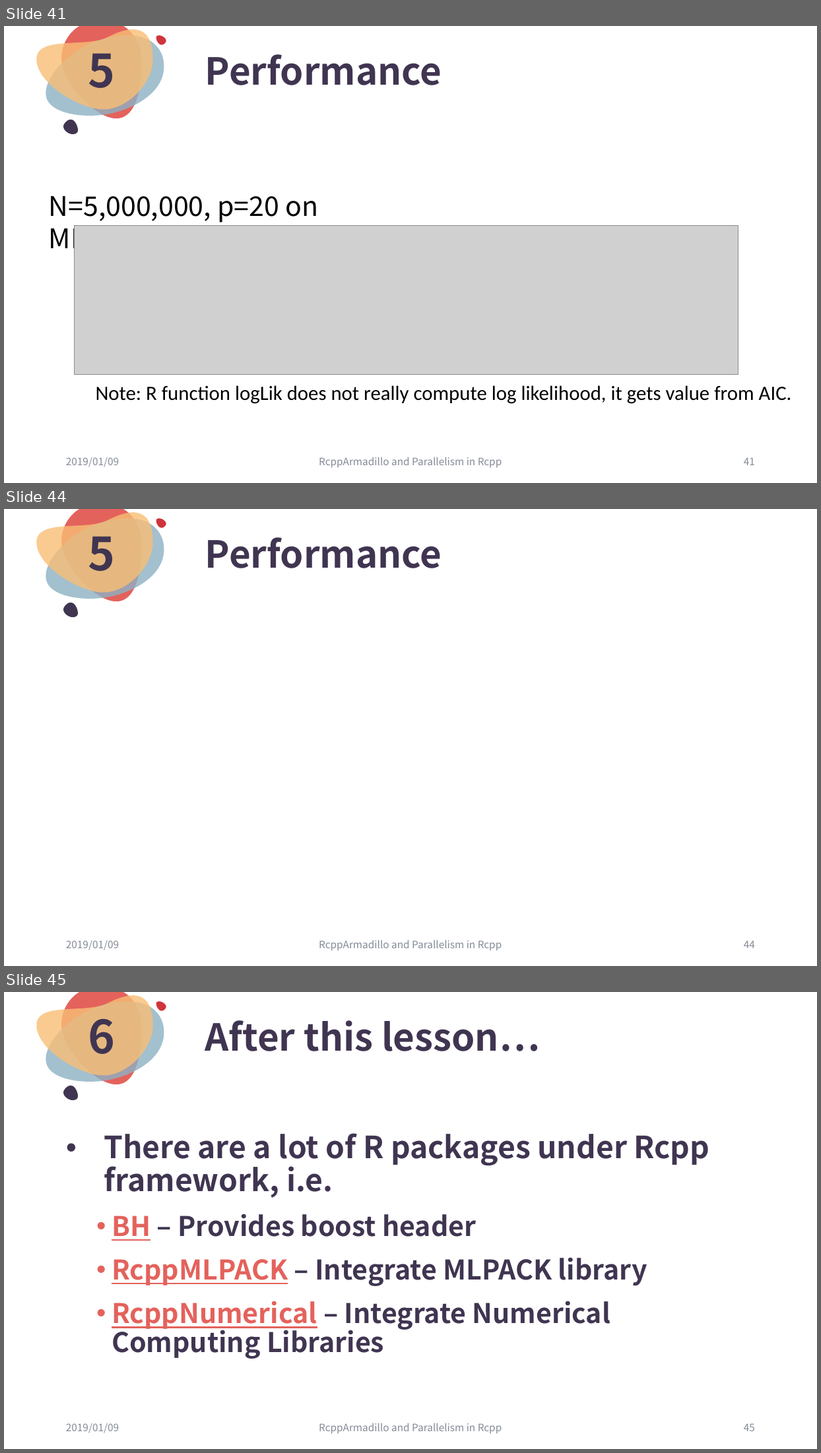
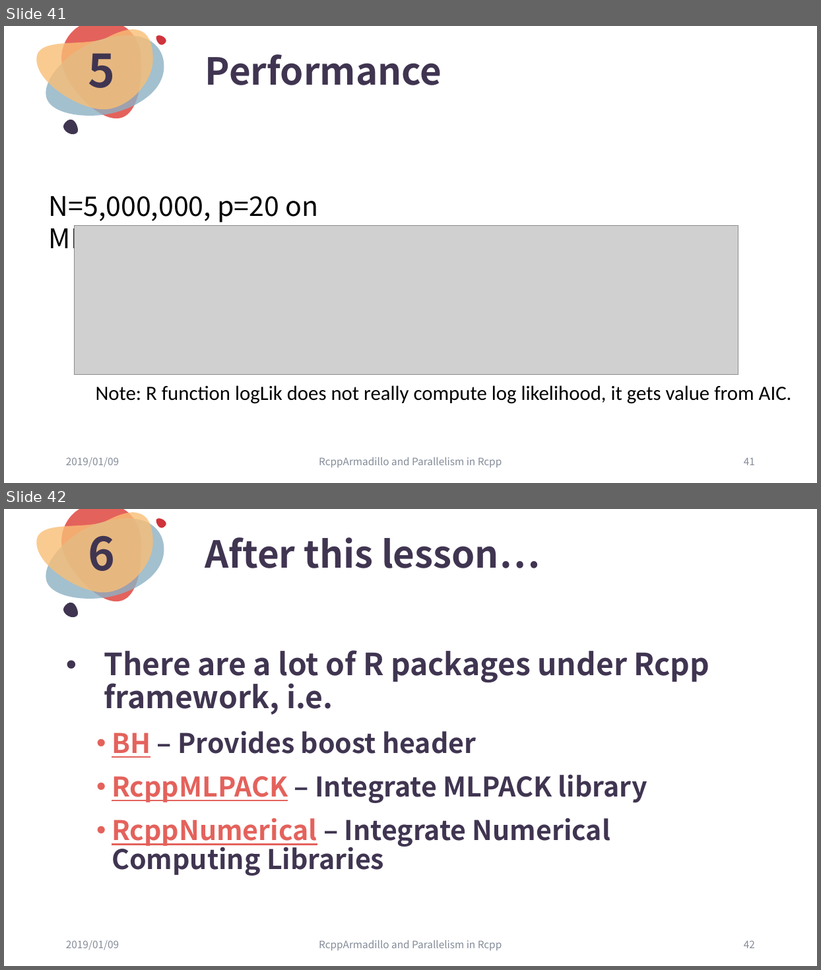
Before and after one commit to ChingChuan-Chen/Rcpp_RcppArmadillo_tutorial, a slide deck: leture_powerpoint_0109.pptx. Shown one above the other, each under a label of ours: slides 41, 44 and 45 before the commit, slides 41 and 42 after it; the slides between them are not shown. The pictures are 821x1453 and 821x970 pixels, drawn with LibreOffice and Linux fonts; fonts in the diff are those of the drawing; grey boxes stand for pictures. Boxes give left, top, right and bottom in pixels: in the first picture for what was removed or moved away, otherwise in the second. Text is boxed around its words. In the diff, an @@ line names an element or a change of style, - is before the commit and + after.

```diff
--- a/leture_powerpoint_0109.pptx
+++ b/leture_powerpoint_0109.pptx
@@ slide 44 removed at bbox=[4, 509, 817, 966], background #FFFFFF; not listed: 5 template elements that a slide beside it also shows @@
@@ text removed at bbox=[88, 524, 115, 571] @@
-5
@@ title removed at bbox=[205, 537, 442, 568] @@
-Performance
@@ text removed at bbox=[66, 941, 119, 951] @@
-2019/01/09
@@ text removed at bbox=[319, 941, 502, 951] @@
-RcppArmadillo and Parallelism in Rcpp
@@ page number removed at bbox=[744, 941, 755, 949] @@
-44
@@ what was slide 45 is now slide 42 @@
@@ page number at bbox=[744, 941, 755, 949]: text changed @@
-45
+42
```
Also in this commit, not shown: 2 other slides removed, 5 other files.
